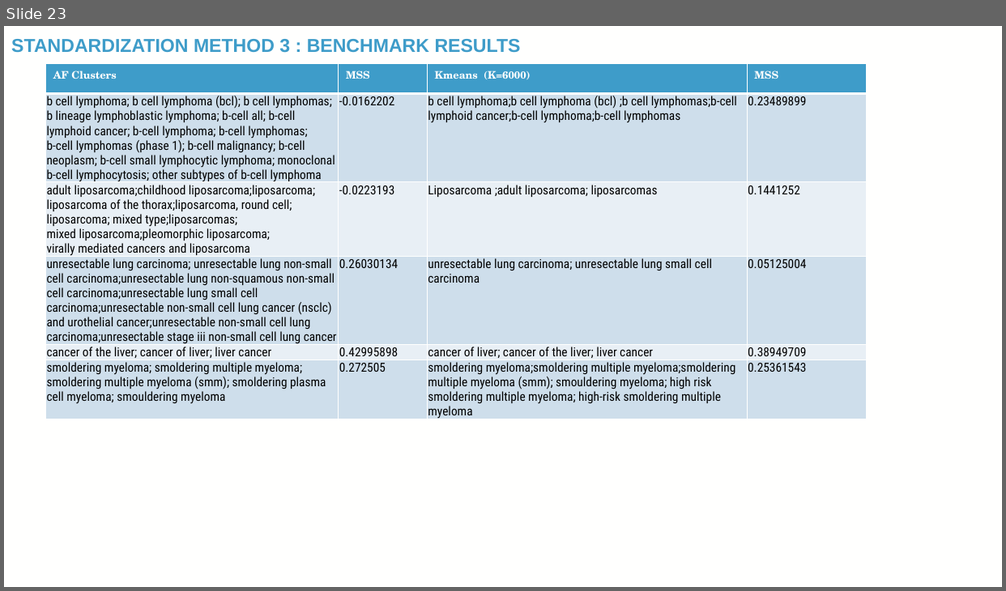
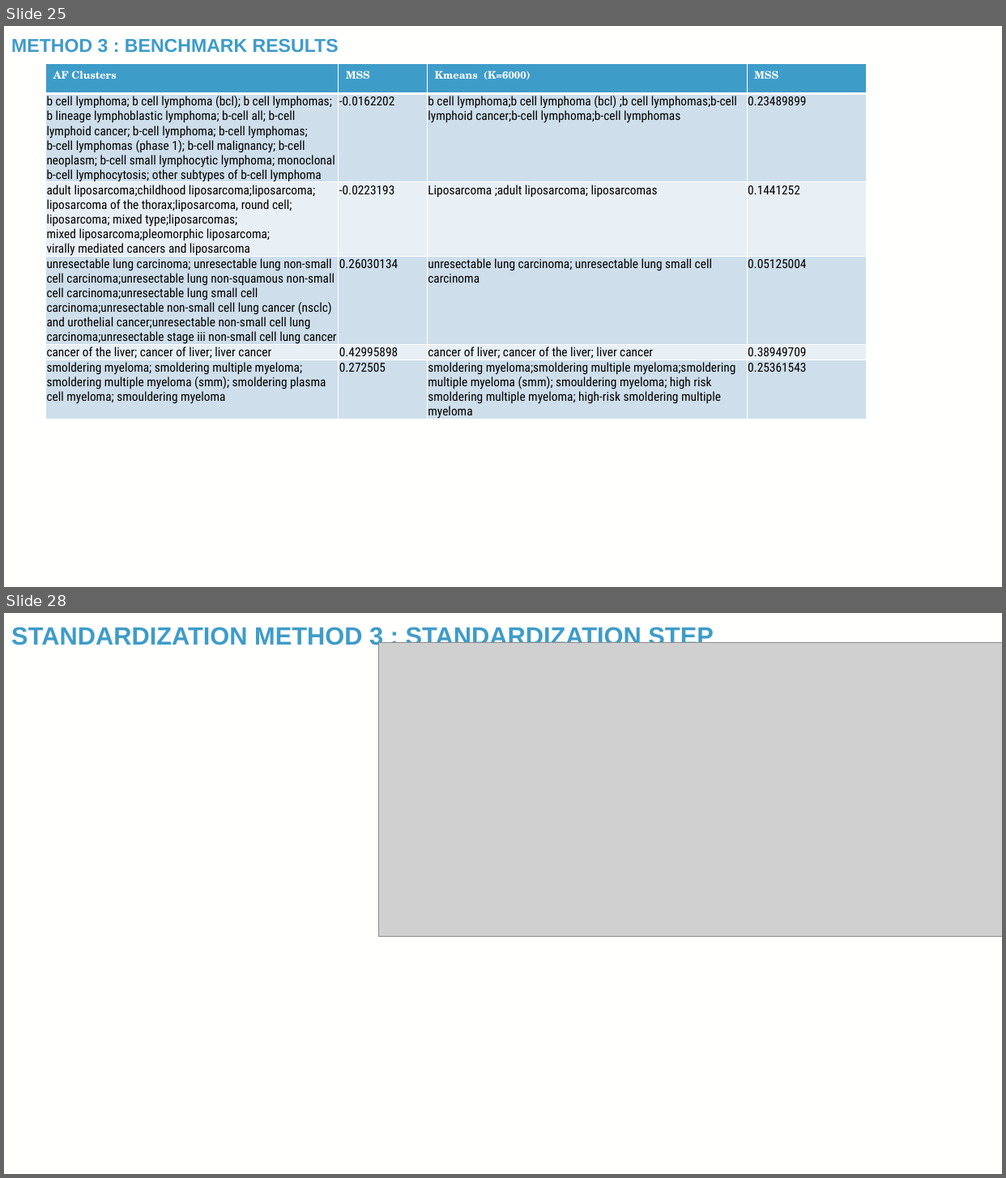
Before and after one commit to TaylorResearchLab/CANTOS, a slide deck: presentations/BIG_2024.pptx. Shown one above the other, each under a label of ours: slide 23 before the commit, slides 25 and 28 after it; the slides between them are not shown. The pictures are 1006x591 and 1006x1178 pixels, drawn with LibreOffice and Linux fonts; fonts in the diff are those of the drawing; grey boxes stand for pictures; background and template pictures are left out. Boxes give left, top, right and bottom in pixels: in the first picture for what was removed or moved away, otherwise in the second. Text is boxed around its words. In the diff, an @@ line names an element or a change of style, - is before the commit and + after.

Commit message:
adding standardization step to ppt

```diff
--- a/presentations/BIG_2024.pptx
+++ b/presentations/BIG_2024.pptx
@@ slide 28 added at box(4, 613, 1002, 1174), background picture (left out) @@
@@ title added at box(11, 624, 713, 649), 24 pt, text #3E9CC9, bold @@
+STANDARDIZATION METHOD 3 : STANDARDIZATION STEP
@@ picture added at box(379, 643, 1002, 936) @@
@@ page number added at box(931, 1133, 977, 1163), 12 pt, text #FFFFFE @@
+28
@@ what was slide 23 is now slide 25 @@
@@ slide 25 changed as well @@
@@ title at box(11, 39, 339, 53): text changed @@
-STANDARDIZATION METHOD 3 : BENCHMARK RESULTS
+METHOD 3 : BENCHMARK RESULTS
```
Also in this commit, not shown: 11 other slides changed, 6 other slides added, 1 other file.
